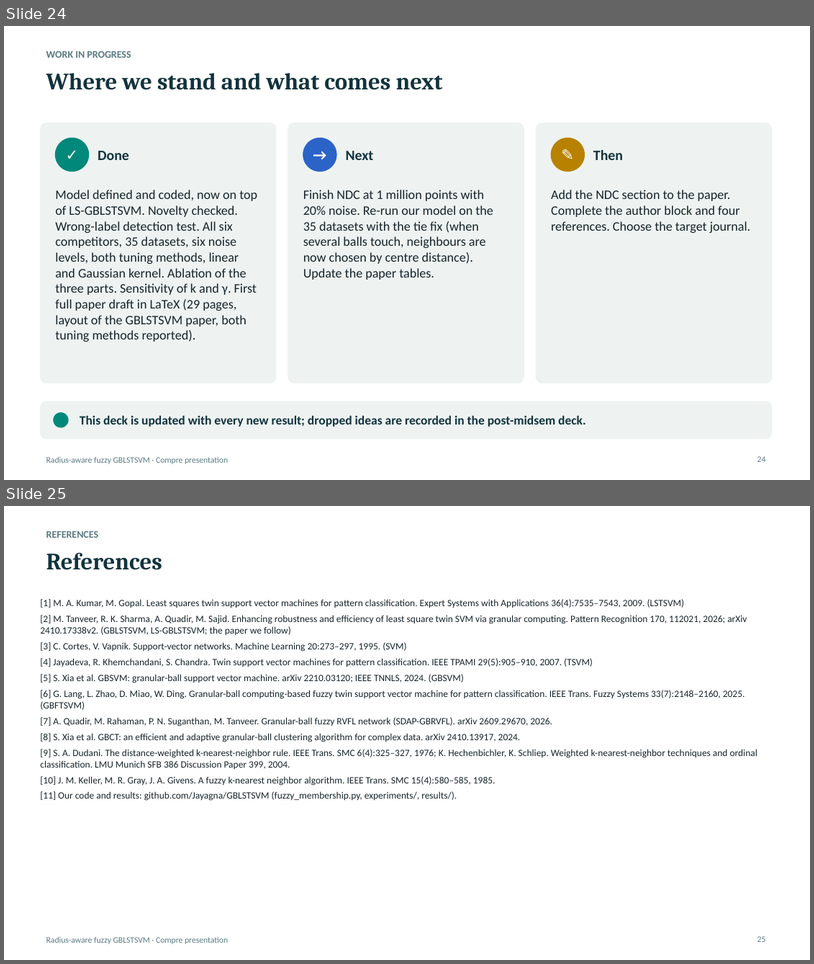
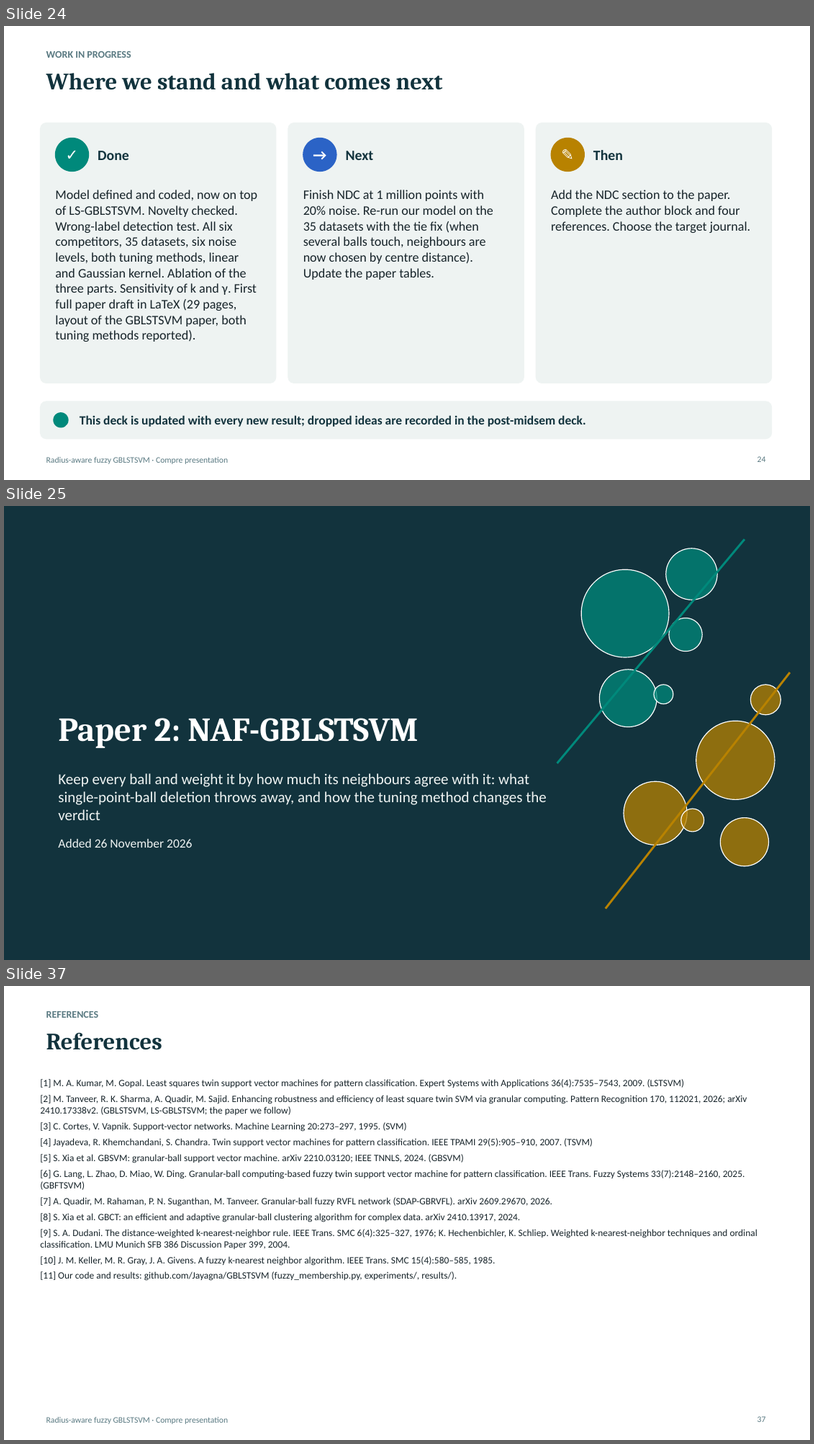
Before and after one commit to Jayagna/GBLSTSVM, a slide deck: reports/compre/compre_presentation.pptx. Shown one above the other, each under a label of ours: slides 24 and 25 before the commit, slides 24, 25 and 37 after it; the slides between them are not shown. The pictures are 814x964 and 814x1444 pixels, drawn with LibreOffice and Linux fonts; fonts in the diff are those of the drawing. Boxes give left, top, right and bottom in pixels: in the first picture for what was removed or moved away, otherwise in the second. Text is boxed around its words. In the diff, an @@ line names an element or a change of style, - is before the commit and + after.

```diff
--- a/reports/compre/compre_presentation.pptx
+++ b/reports/compre/compre_presentation.pptx
@@ slide 25 added at [4, 506, 810, 960], background #12333D @@
@@ line added from (558, 763) to (745, 539), #00897B 2.5 pt @@
@@ ellipse added at [666, 548, 718, 600], fill #00897B at 75% opacity, outline #FFFFFF 1 pt @@
@@ ellipse added at [581, 569, 669, 657], fill #00897B at 75% opacity, outline #FFFFFF 1 pt @@
@@ ellipse added at [669, 618, 702, 651], fill #00897B at 75% opacity, outline #FFFFFF 1 pt @@
@@ ellipse added at [600, 669, 657, 727], fill #00897B at 75% opacity, outline #FFFFFF 1 pt @@
@@ line added from (606, 908) to (790, 672), #B88200 2.5 pt @@
@@ ellipse added at [654, 685, 674, 704], fill #00897B at 75% opacity, outline #FFFFFF 1 pt @@
@@ ellipse added at [751, 685, 782, 715], fill #B88200 at 75% opacity, outline #FFFFFF 1 pt @@
@@ title added at [58, 718, 418, 748], 40 pt, text #FFFFFF, bold @@
+Paper 2: NAF-GBLSTSVM
@@ ellipse added at [697, 721, 775, 800], fill #B88200 at 75% opacity, outline #FFFFFF 1 pt @@
@@ text added at [58, 773, 546, 847], 18 pt, text #EEF3F2 @@
+Keep every ball and weight it by how much its neighbours agree with it: what single-point-ball deletion throws away, and how the tuning method changes the verdict
+Added 26 November 2026
@@ ellipse added at [624, 781, 687, 845], fill #B88200 at 75% opacity, outline #FFFFFF 1 pt @@
@@ ellipse added at [682, 808, 705, 831], fill #B88200 at 75% opacity, outline #FFFFFF 1 pt @@
@@ ellipse added at [721, 818, 769, 866], fill #B88200 at 75% opacity, outline #FFFFFF 1 pt @@
@@ what was slide 25 is now slide 37 @@
@@ page number at [758, 1416, 766, 1422]: text changed @@
-25
+37
```
Also in this commit, not shown: 11 other slides added, 6 other files.
